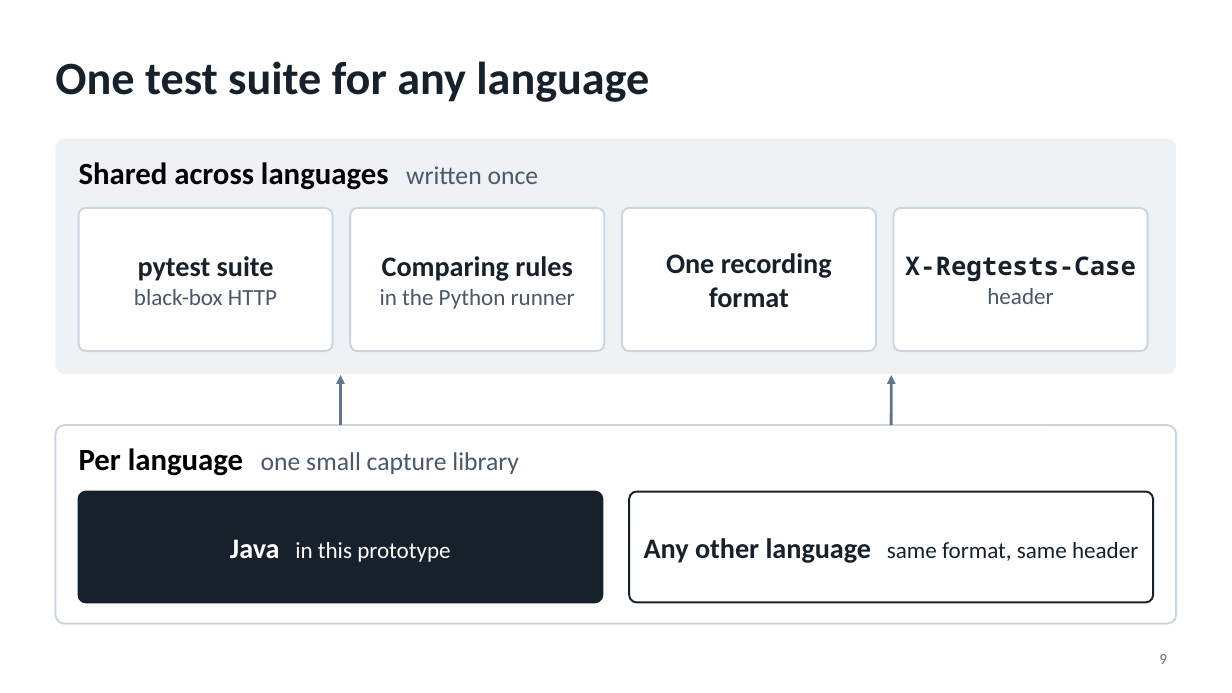
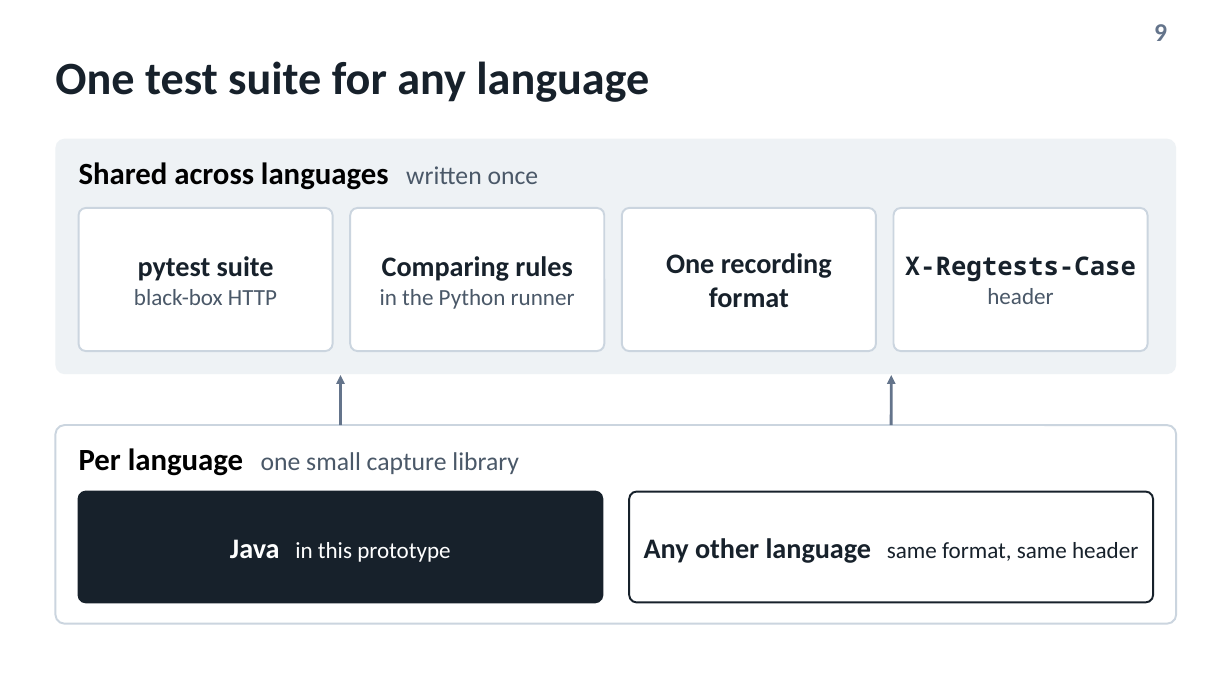
Before and after one commit to mgavr/regtests-prototype, a slide deck: slide 9 of docs/presentation/regtests-prototype.pptx. Drawn at 1232x693 pixels with LibreOffice and Linux fonts; fonts in the diff are those of the drawing. Boxes give left, top, right and bottom in pixels: in the first picture for what was removed or moved away, otherwise in the second. Text is boxed around its words. In the diff, an @@ line names an element or a change of style, - is before the commit and + after.

```diff
--- a/docs/presentation/regtests-prototype.pptx
+++ b/docs/presentation/regtests-prototype.pptx
@@ page number: place and size @@
-page number at bbox=[1159, 654, 1167, 664]
+page number at bbox=[1154, 24, 1167, 41]
@@ page number at bbox=[1154, 24, 1167, 41]: size 12 to 20 pt, bold on @@
```
Also in this commit, not shown: 10 other slides changed, 1 slide added, 2 other files.
